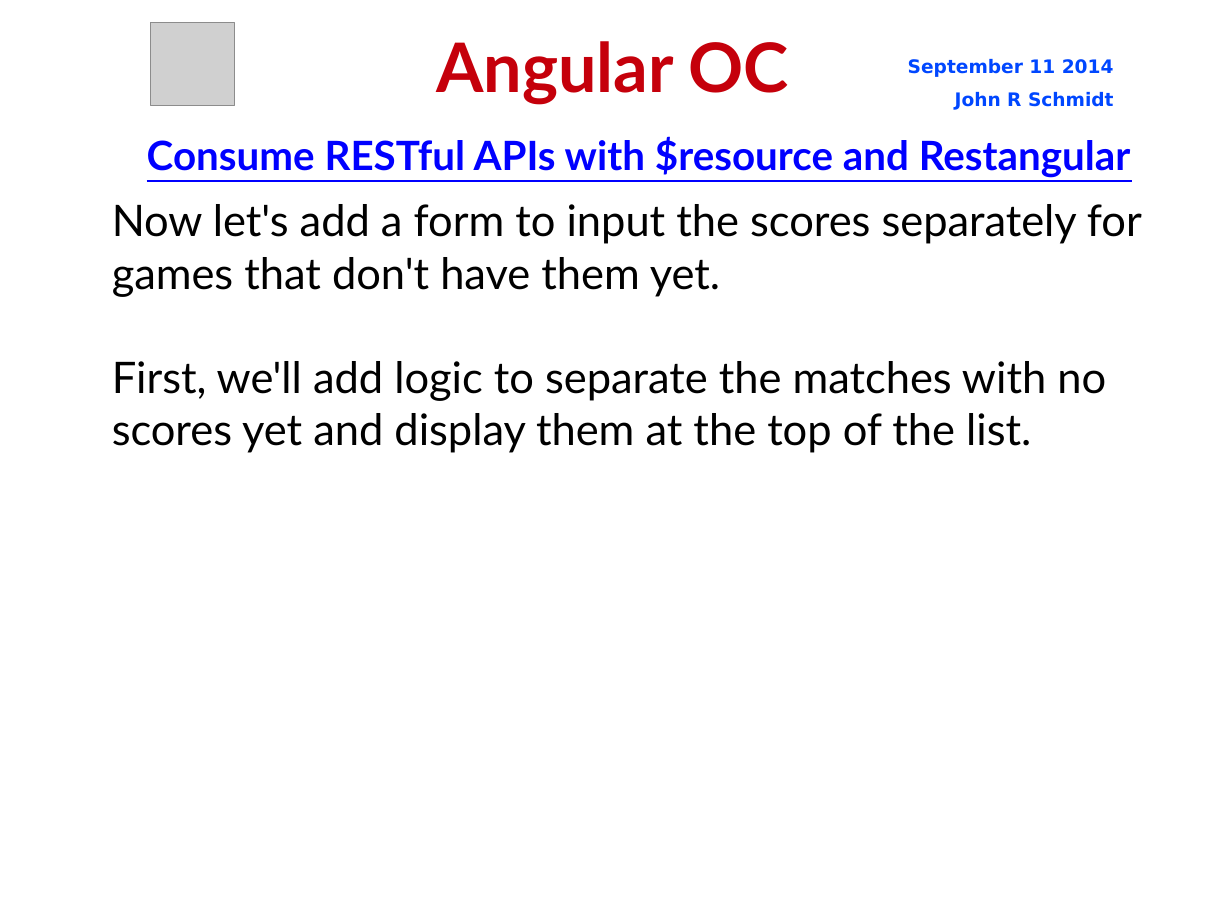
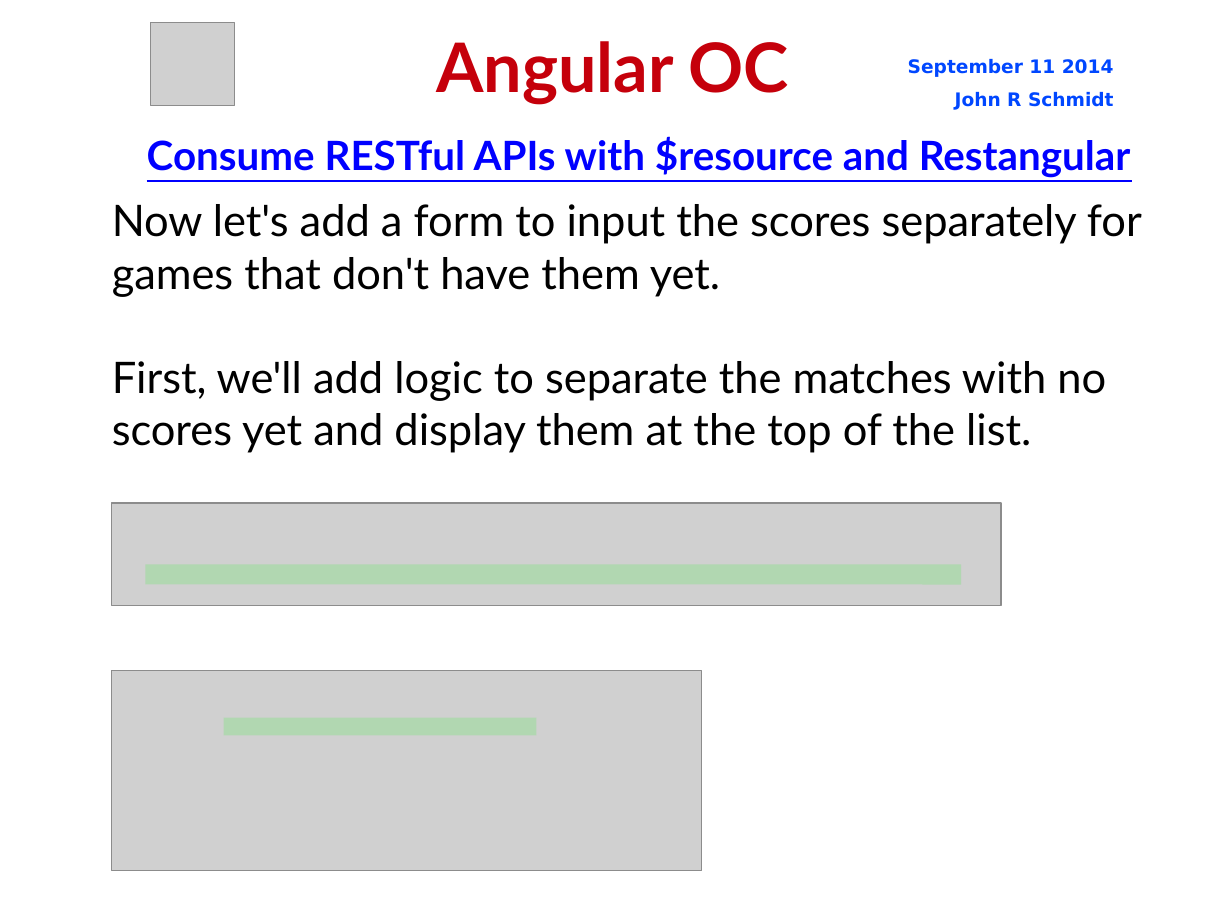
Before and after one commit to jrschmidt/fifa-angular-rest-demo, a slide deck: slide 44 of fifa.odp. Drawn at 1232x924 pixels with LibreOffice and Linux fonts; fonts in the diff are those of the drawing; grey boxes stand for pictures; background and template pictures are left out. Boxes give left, top, right and bottom in pixels: in the first picture for what was removed or moved away, otherwise in the second. Text is boxed around its words. In the diff, an @@ line names an element or a change of style, - is before the commit and + after.

```diff
--- a/fifa.odp
+++ b/fifa.odp
@@ picture added at [112, 503, 1002, 606] @@
@@ line added from (145, 575) to (961, 575), #00FF00 12.95 pt @@
@@ picture added at [112, 671, 702, 871] @@
@@ line added from (224, 727) to (537, 727), #00FF00 11.51 pt @@
```
Also in this commit, not shown: 4 other slides changed, 4 slides added, 6 other files.
